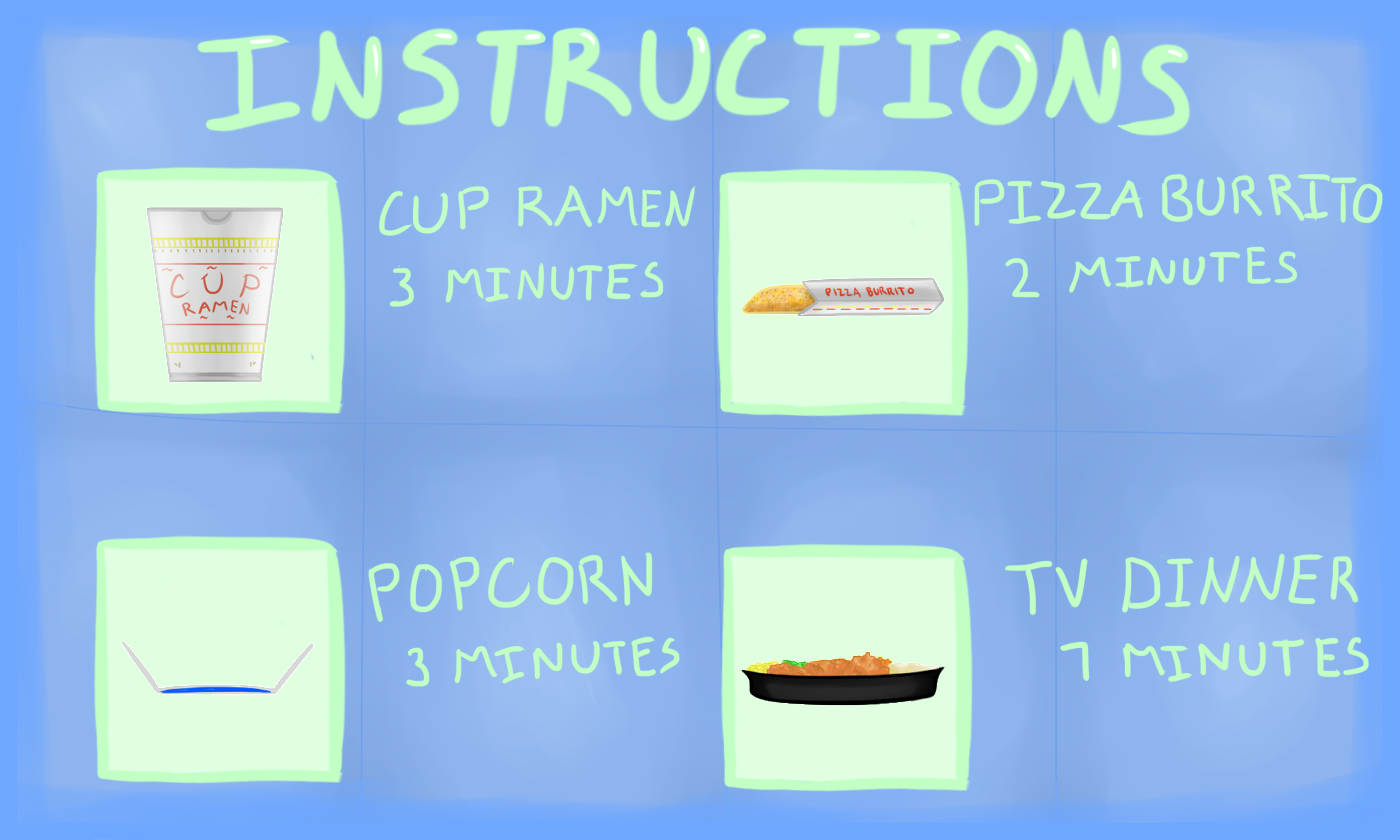
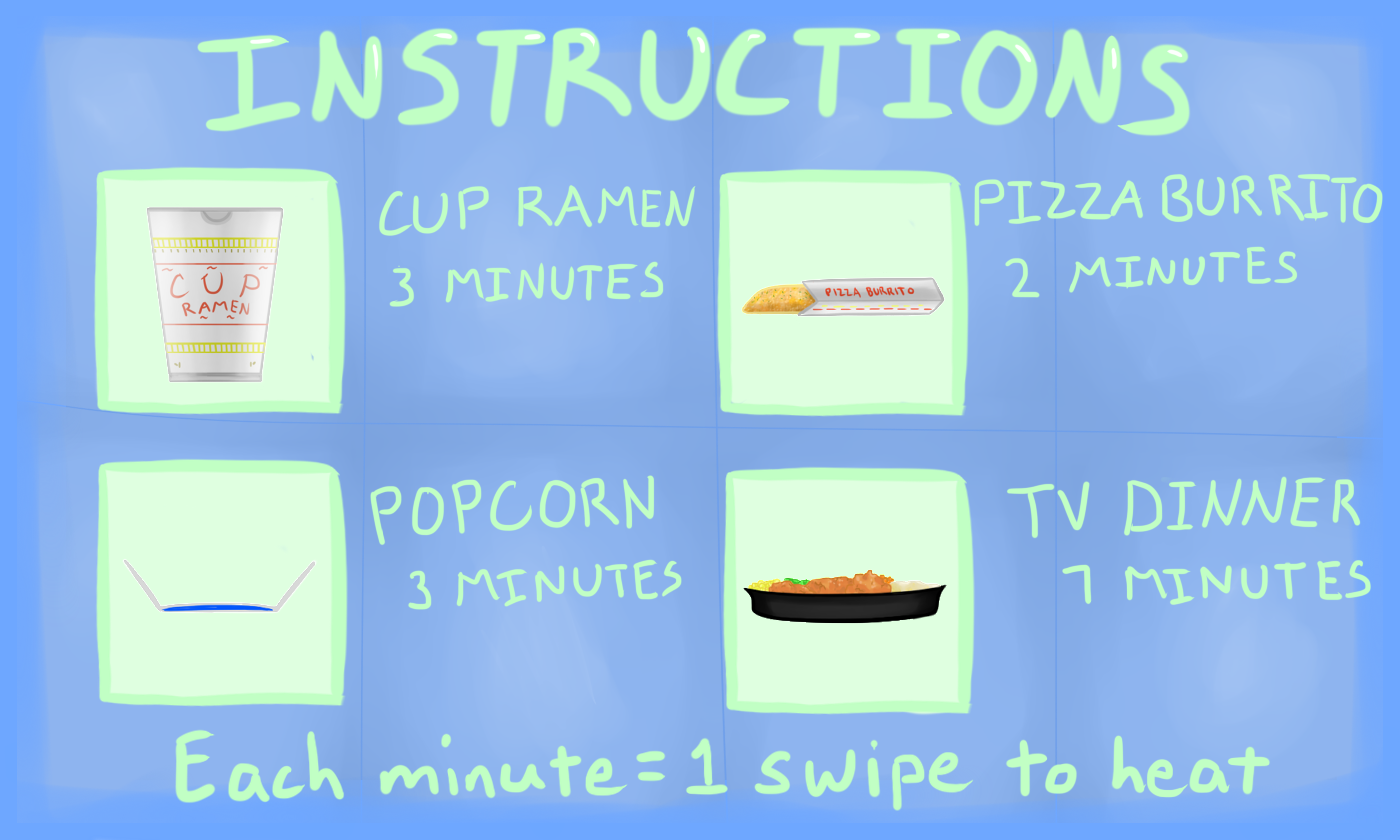
Two versions of the same layered image (w=1400, h=840). Layer-by-layer changes:
painted on "Layer5" over (120, 458, 1271, 811)
painted on "Layer3" over (93, 458, 1371, 793)
painted on "Layer4" over (94, 458, 970, 791)
painted on "Layer1" over (93, 458, 1367, 808)
painted on "Layer2" over (93, 458, 1371, 811)
